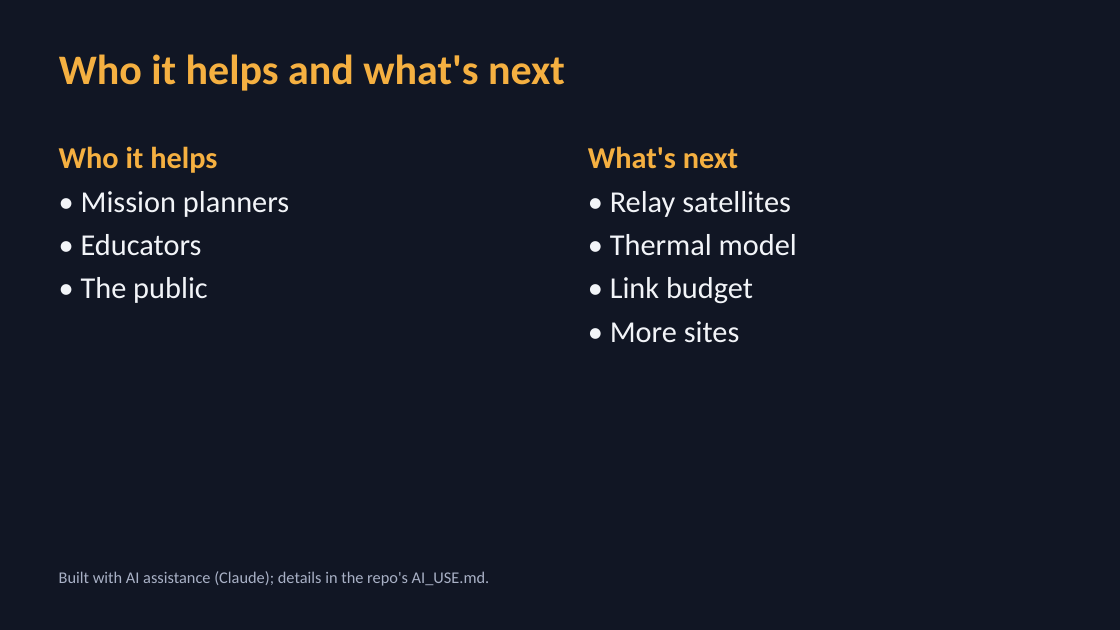
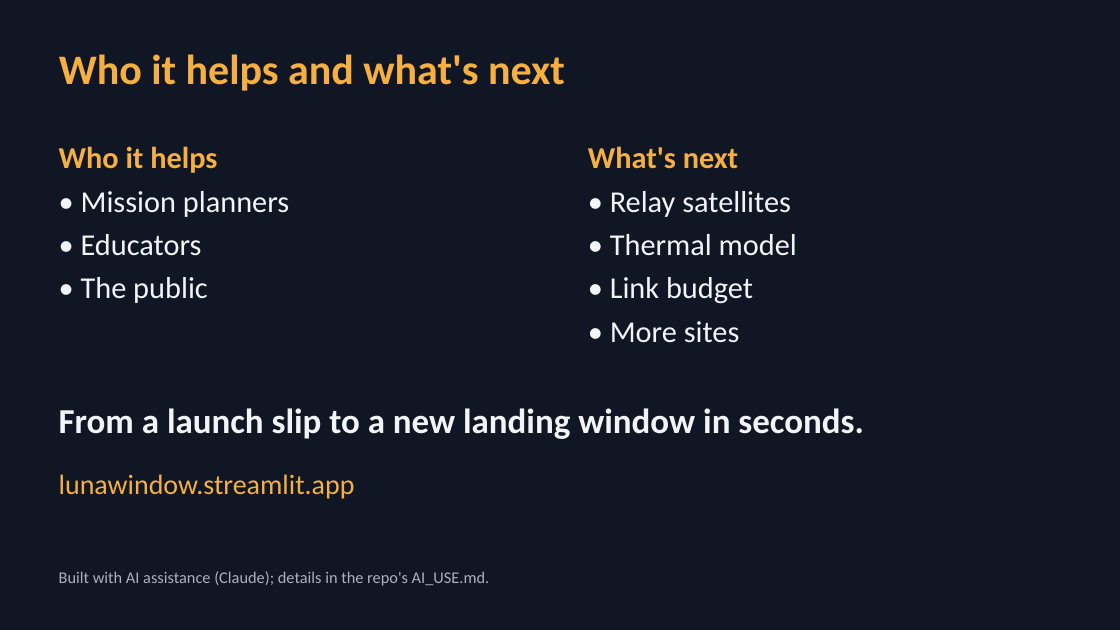
Before and after one commit to mrayth/LunaWindow, a slide deck: slide 7 of Slides/LunaWindow.pptx. Drawn at 1120x630 pixels with LibreOffice and Linux fonts; fonts in the diff are those of the drawing. Boxes give left, top, right and bottom in pixels: in the first picture for what was removed or moved away, otherwise in the second. Text is boxed around its words. In the diff, an @@ line names an element or a change of style, - is before the commit and + after.

```diff
--- a/Slides/LunaWindow.pptx
+++ b/Slides/LunaWindow.pptx
@@ text added at (x1=59, y1=408, x2=864, y2=439), 30 pt, text #F2F4F8, bold @@
+From a launch slip to a new landing window in seconds.
@@ text added at (x1=59, y1=474, x2=355, y2=499), 24 pt, text #F5B041 @@
+lunawindow.streamlit.app
```
Also in this commit, not shown: 10 other files.
